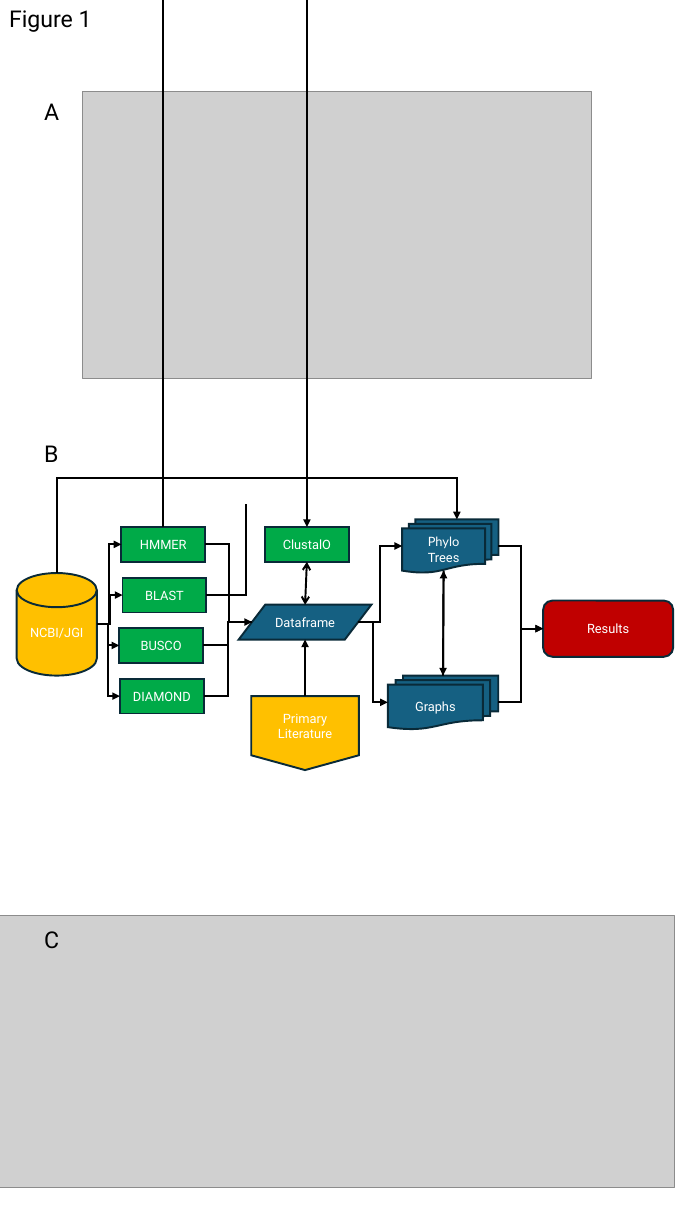
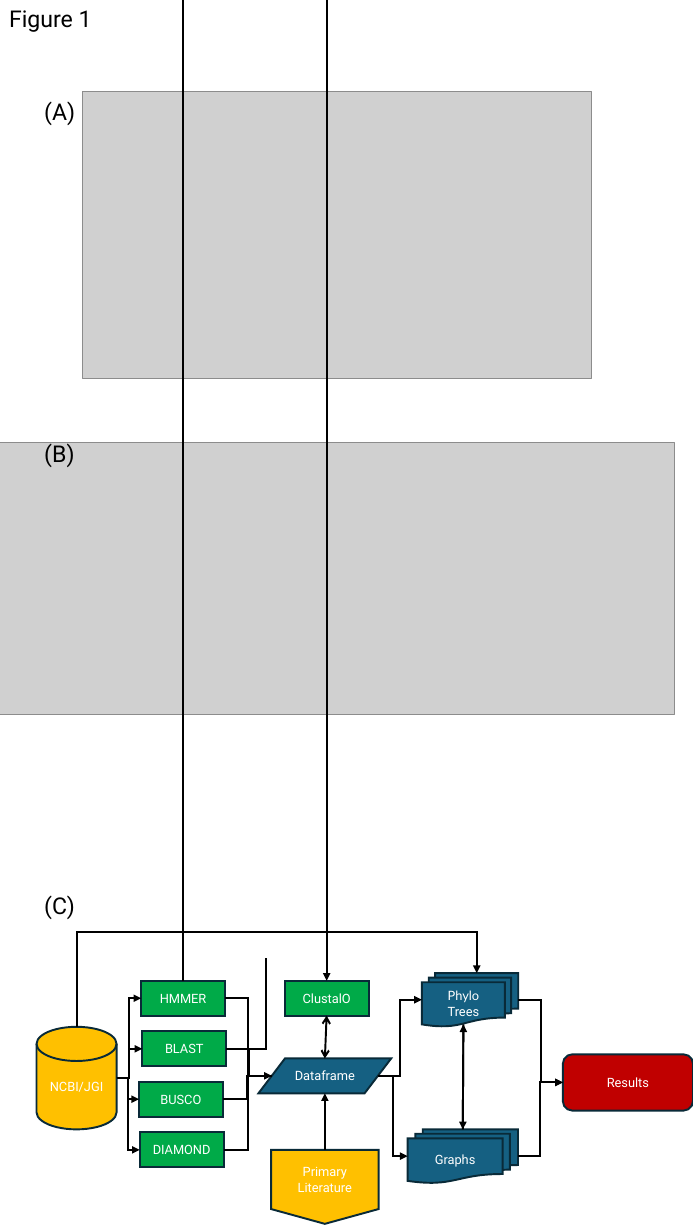
Before and after one commit to Dellaraam/TOR_phylogenetics, a slide deck: slide 1 of Images/Figures_To_Review/Portrait_Figures.pptx. Drawn at 693x1232 pixels with LibreOffice and Linux fonts; fonts in the diff are those of the drawing; grey boxes stand for pictures. Boxes give left, top, right and bottom in pixels: in the first picture for what was removed or moved away, otherwise in the second. Text is boxed around its words. In the diff, an @@ line names an element or a change of style, - is before the commit and + after.

```diff
--- a/Images/Figures_To_Review/Portrait_Figures.pptx
+++ b/Images/Figures_To_Review/Portrait_Figures.pptx
@@ text at (x1=44, y1=101, x2=75, y2=125): text changed @@
-A
+(A)
@@ picture moved from (x1=0, y1=916, x2=675, y2=1188) to (x1=0, y1=443, x2=675, y2=715) @@
@@ text at (x1=44, y1=441, x2=74, y2=467): text changed @@
-B
+(B)
@@ text at (x1=44, y1=895, x2=75, y2=919): text changed @@
-C
+(C)
@@ 11 elbow arrows, 5 rectangles, 4 elbow lines, 3 arrows, 2 flow chart multidocuments, 1 cylinder, 1 flow chart input output, 1 rounded rectangle, 1 flow chart offpage connector, 1 double arrow moved together from (x1=17, y1=478, x2=674, y2=770) to (x1=37, y1=932, x2=693, y2=1223) @@
```
Also in this commit, not shown: 1 other slide changed, 6 other files.
